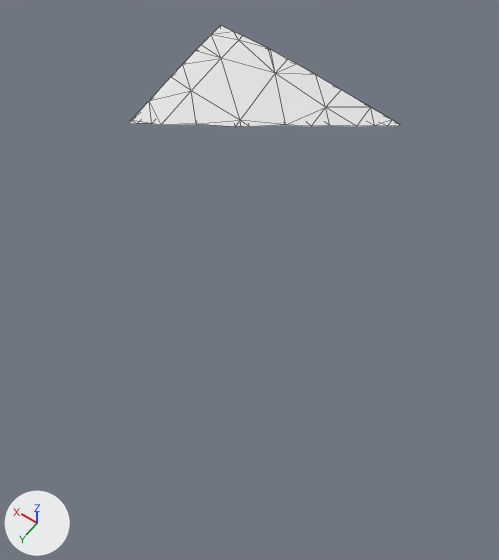
What one commit did to the glTF model assets/terrain/surface_pieces/surf_8_29.glb.
Both versions are drawn from a camera (50 mm lens) standing at (-71.76, -31.4, -17.75) and looking at (-67.43, -37.46, -27.26). The lights are fixed; the arrows at lower left show +X, +Y and +Z. The first picture is the older version. Mesh edges are drawn as thin lines. Where no turn or scale is listed for an object, it has been applied to the vertices.

The first picture shows 'geometry_0'.
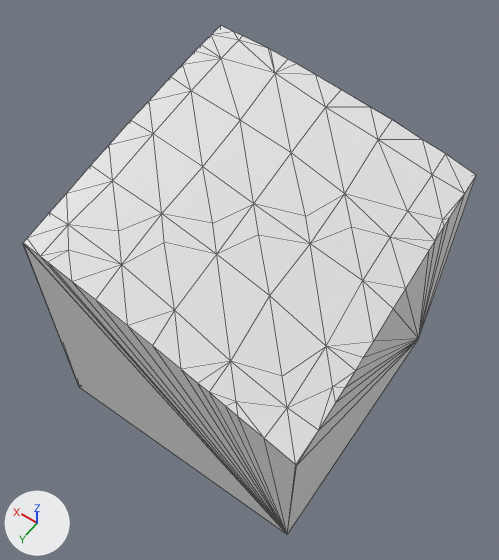
The change in detail:
me_geometry_0 is used by ob_geometry_0; location (0.0, 0.0, 0.0).
me_geometry_0 had 40 vertices, 76 faces and spanned x -68.6..-65.0, y -40.0..-37.49, z -25.0..-24.52.
me_geometry_0 now has 100 vertices, 196 faces and spans x -70.0..-65.0, y -40.0..-35.0, z -30.0..-24.52.
Part 1, on me_geometry_0:
15 vertices are removed from x -68.6..-65.0, y -40.0..-37.49, z -25.0.
52 faces are deleted.
1 vertex moves from x -67.09, y -38.93, z -25.0 to x -67.45, y -38.57, z -25.15.
75 vertices are added at x -70.0..-65.0, y -40.0..-35.0, z -30.0..-25.05.
172 new faces join them.

Boxes (x1, y1, x2, y2) around the edits, measured in the pictures (499 x 560 px):
'geometry_0', reshaped (68% wider, 399% taller)
    before: (129, 26, 399, 127)
    after: (23, 26, 476, 534)
part 1 of me_geometry_0, built on
    before: (129, 74, 399, 127)
    after: (23, 74, 476, 534)
